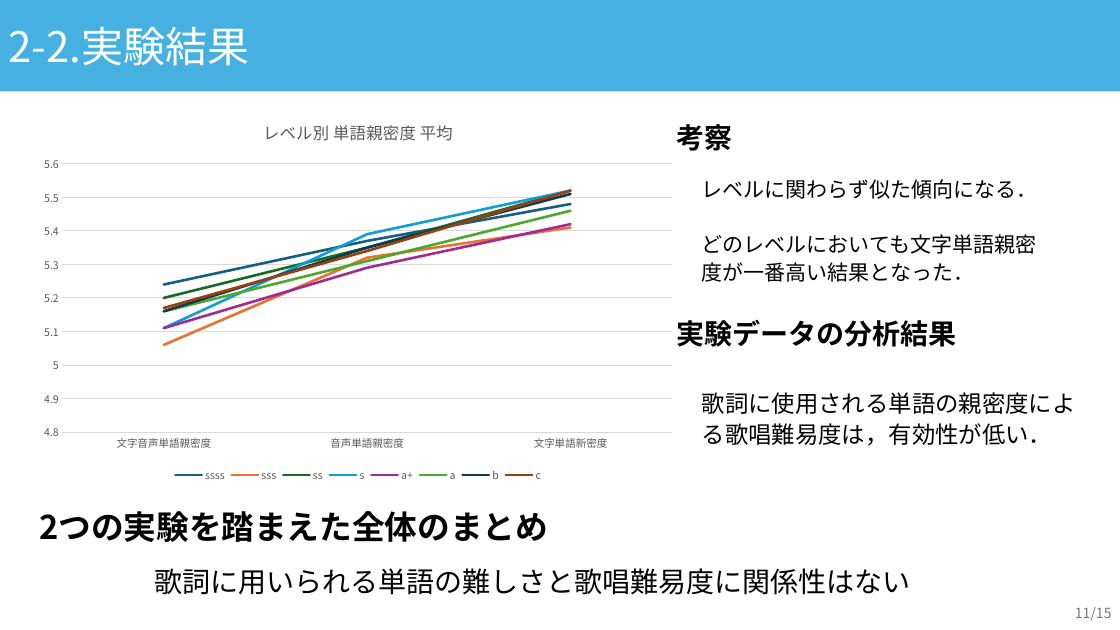
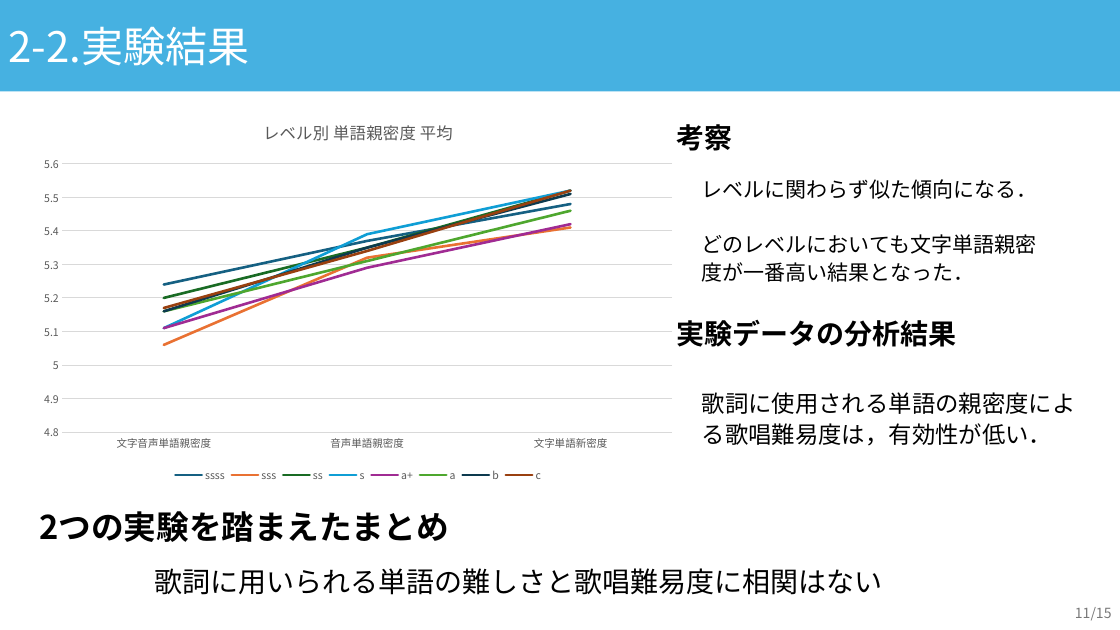
Before and after one commit to asn407/20241221, a slide deck: slide 11 of 年末発表.pptx. Drawn at 1120x630 pixels with LibreOffice and Linux fonts; fonts in the diff are those of the drawing. Boxes give left, top, right and bottom in pixels: in the first picture for what was removed or moved away, otherwise in the second. Text is boxed around its words. In the diff, an @@ line names an element or a change of style, - is before the commit and + after.

```diff
--- a/年末発表.pptx
+++ b/年末発表.pptx
@@ text at [39, 511, 449, 542]: text changed @@
-2つの実験を踏まえた全体のまとめ
+2つの実験を踏まえたまとめ
@@ text at [154, 568, 882, 595]: text changed @@
-歌詞に用いられる単語の難しさと歌唱難易度に関係性はない
+歌詞に用いられる単語の難しさと歌唱難易度に相関はない
```
Also in this commit, not shown: 5 other slides changed, 1 other file.
